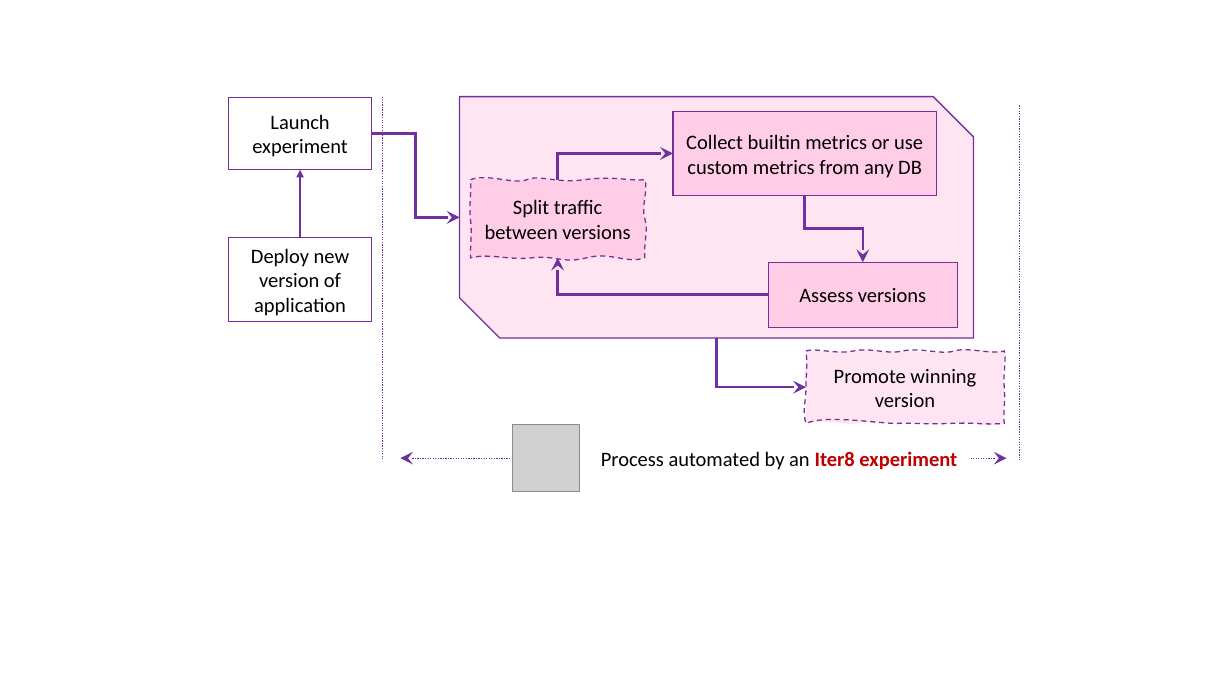
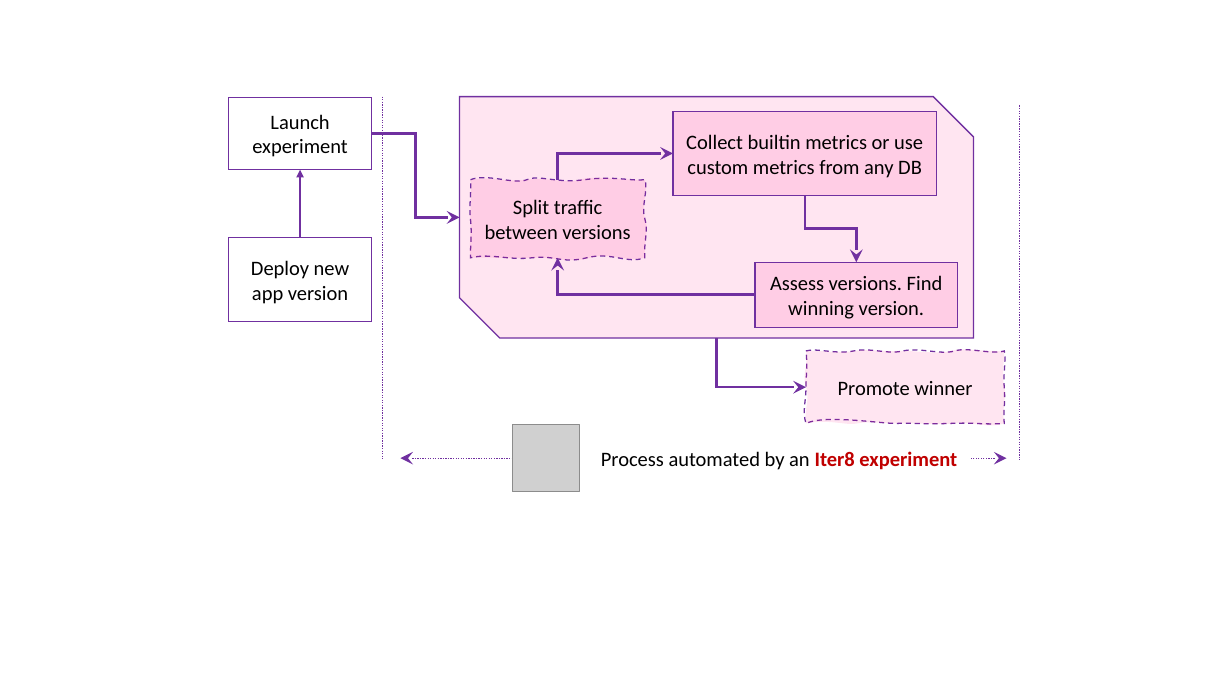
Before and after one commit to iter8-tools/iter8, a slide deck: slide 1 of mkdocs/docs/images/src/what-is-iter8.pptx. Drawn at 1232x693 pixels with LibreOffice and Linux fonts; fonts in the diff are those of the drawing; grey boxes stand for pictures. Boxes give left, top, right and bottom in pixels: in the first picture for what was removed or moved away, otherwise in the second. Text is boxed around its words. In the diff, an @@ line names an element or a change of style, - is before the commit and + after.

```diff
--- a/mkdocs/docs/images/src/what-is-iter8.pptx
+++ b/mkdocs/docs/images/src/what-is-iter8.pptx
@@ elbow arrow moved from (805, 195) - (863, 262) to (805, 195) - (857, 262) @@
@@ text in rectangle at [251,260,349,304]: text changed @@
-Deploy new version of application
+Deploy new app version
@@ elbow arrow moved from (769, 295) - (558, 258) to (755, 295) - (558, 258) @@
@@ rectangle "Assess versions. Find winning version.": place and size @@
-rectangle "Assess versions. Find winning version." at [769,262,958,327]
+rectangle "Assess versions. Find winning version." at [755,262,958,327]
@@ text in rectangle at [770,275,943,319]: text changed @@
-Assess versions
+Assess versions. Find winning version.
@@ text in freeform shape at [838,381,972,395]: text changed @@
-Promote winning version
+Promote winner
```
Also in this commit, not shown: 59 other files.
